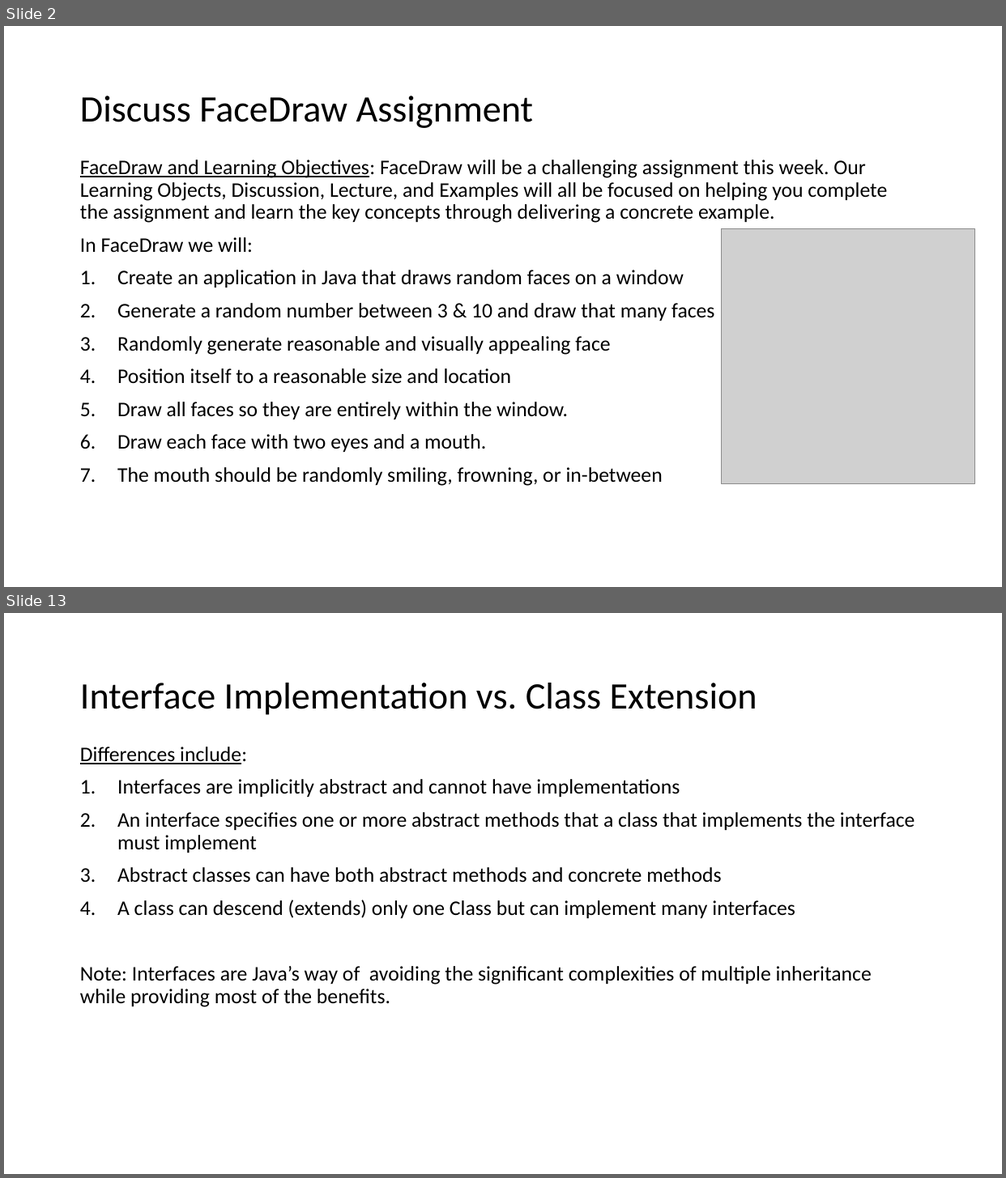
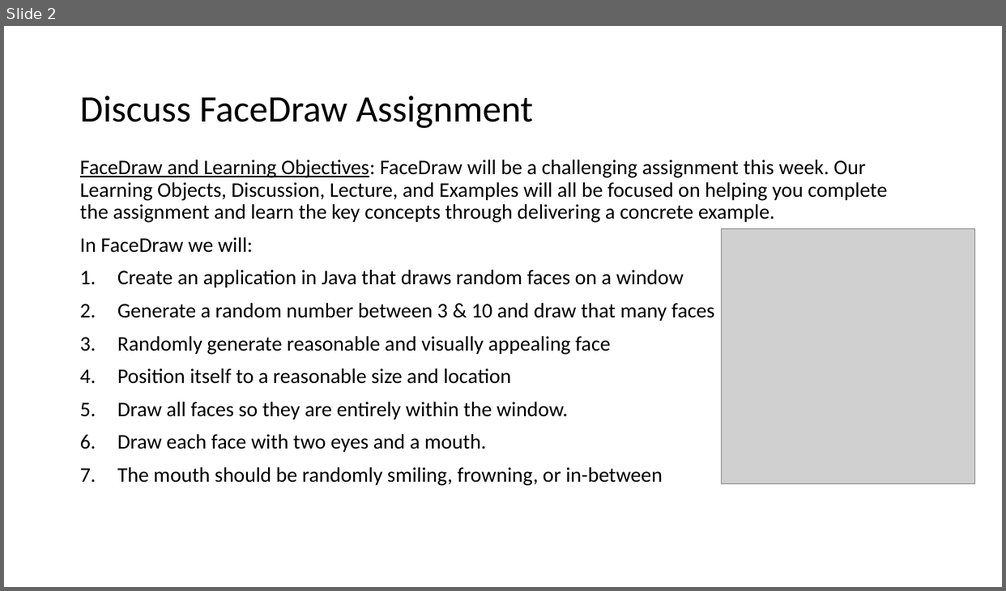
Before and after one commit to EricJPogue/www-epogue-info, a slide deck: CPSC-24500/Week04/2017SpringW04Slides.pptx. Shown one above the other, each under a label of ours: slides 2 and 13 before the commit, slide 2 after it; the slides between them are not shown. The pictures are 1006x1178 and 1006x591 pixels, drawn with LibreOffice and Linux fonts; fonts in the diff are those of the drawing; grey boxes stand for pictures. Boxes give left, top, right and bottom in pixels: in the first picture for what was removed or moved away, otherwise in the second. Text is boxed around its words. In the diff, an @@ line names an element or a change of style, - is before the commit and + after.

```diff
--- a/CPSC-24500/Week04/2017SpringW04Slides.pptx
+++ b/CPSC-24500/Week04/2017SpringW04Slides.pptx
@@ slide 13 removed at (x1=4, y1=613, x2=1002, y2=1174), background #FFFFFF @@
@@ title removed at (x1=80, y1=683, x2=757, y2=715) @@
-Interface Implementation vs. Class Extension
@@ text removed at (x1=80, y1=747, x2=915, y2=1007) @@
-Differences include:
-1. Interfaces are implicitly abstract and cannot have implementations
-2. An interface specifies one or more abstract methods that a class that implements the interface must implement
-3. Abstract classes can have both abstract methods and concrete methods
-4. A class can descend (extends) only one Class but can implement many interfaces
-Note: Interfaces are Java’s way of avoiding the significant complexities of multiple inheritance while providing most of the benefits.
```
Also in this commit, not shown: 6 slides changed, 10 slides added, 33 other slides removed, 2 other files.
